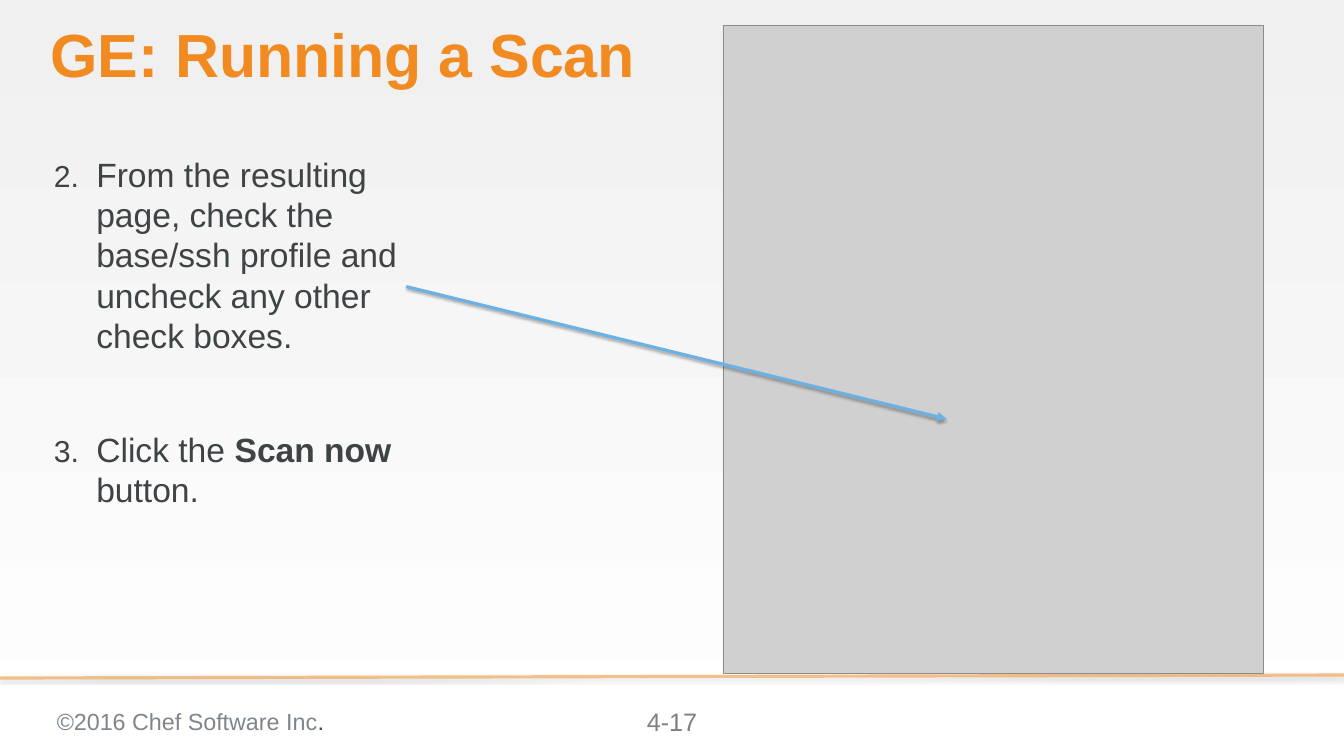
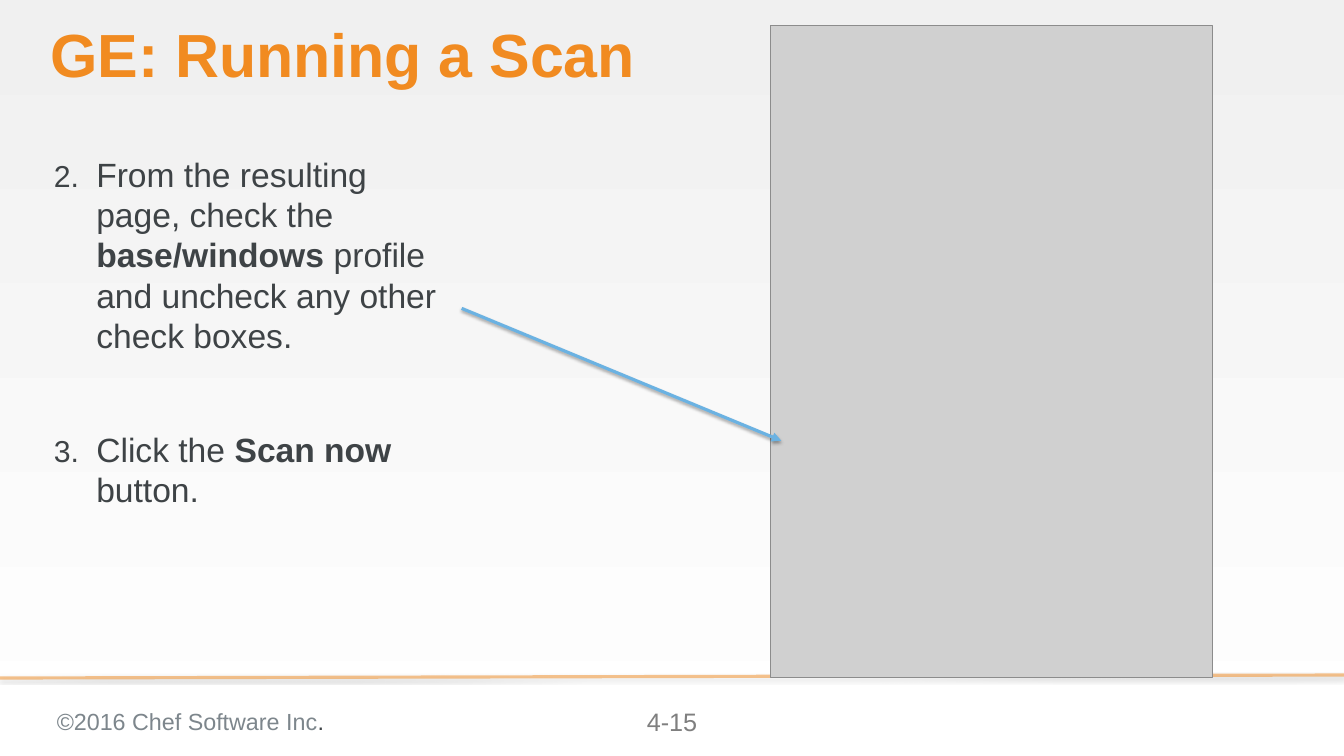
Before and after one commit to bchamby/chef-compliance-installation-configuration-operation, a slide deck: slide 15 of 04-initial-configuration-scans-win.pptx (slide 17 before the commit). Drawn at 1344x756 pixels with LibreOffice and Linux fonts; fonts in the diff are those of the drawing; grey boxes stand for pictures; background and template pictures are left out. Boxes give left, top, right and bottom in pixels: in the first picture for what was removed or moved away, otherwise in the second. Text is boxed around its words. In the diff, an @@ line names an element or a change of style, - is before the commit and + after.

```diff
--- a/04-initial-configuration-scans-win.pptx
+++ b/04-initial-configuration-scans-win.pptx
@@ picture resized from (x1=723, y1=25, x2=1263, y2=673) to (x1=770, y1=25, x2=1212, y2=677) @@
@@ text at (x1=96, y1=162, x2=437, y2=349): text changed @@
-2. From the resulting page, check the base/ssh profile and uncheck any other check boxes.
+2. From the resulting page, check the base/windows profile and uncheck any other check boxes.
@@ arrow moved from (407, 286) - (946, 419) to (462, 308) - (781, 441) @@
@@ page number at (x1=647, y1=713, x2=697, y2=731): text changed @@
-4-17
+4-15
```
Also in this commit, not shown: 7 other slides changed, 2 slides removed.
